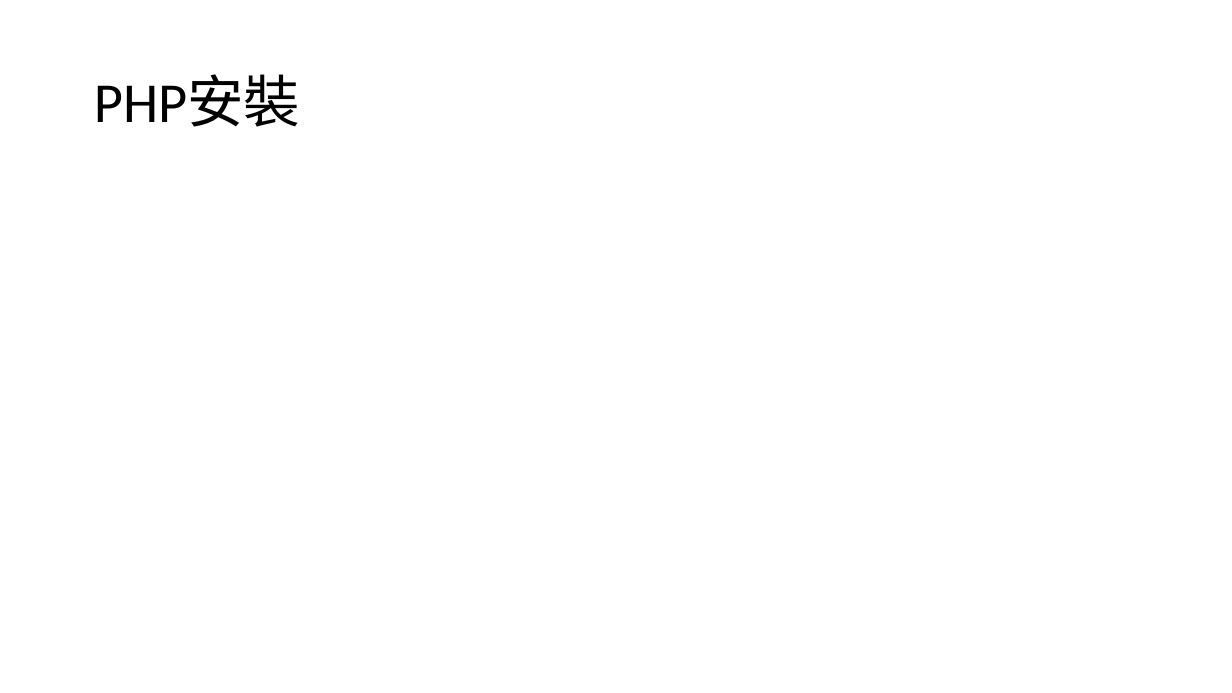
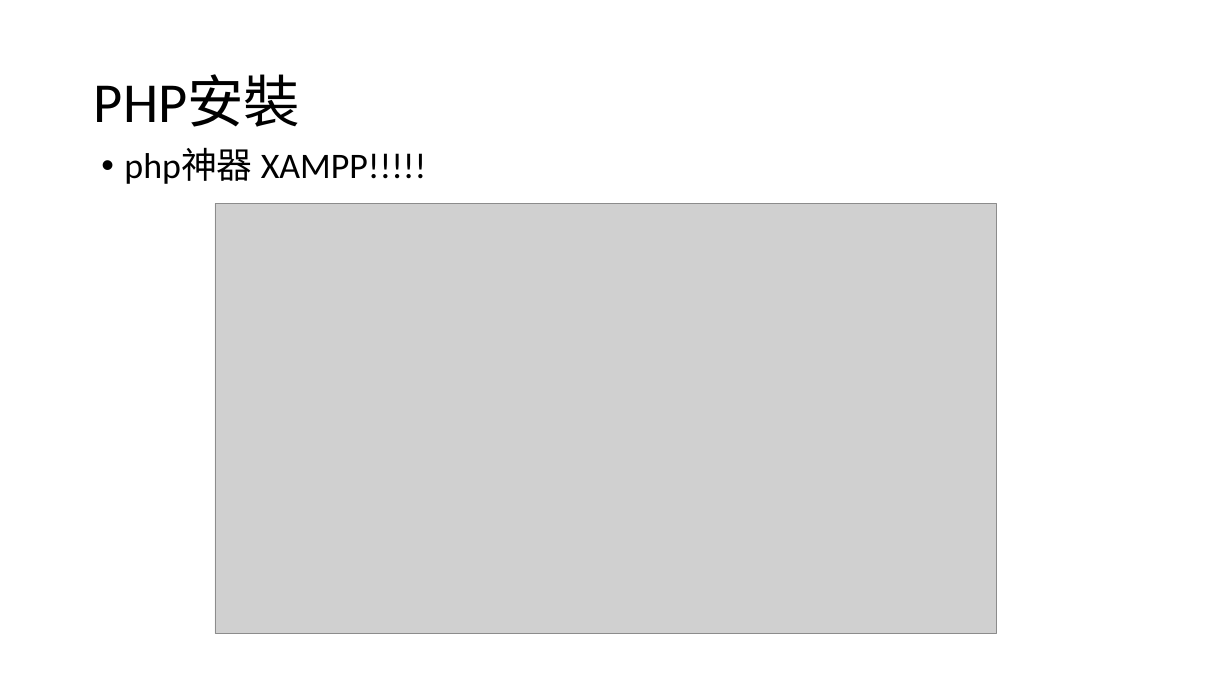
Before and after one commit to choco2001/ppt, a slide deck: slide 2 of php.pptx. Drawn at 1232x693 pixels with LibreOffice and Linux fonts; fonts in the diff are those of the drawing; grey boxes stand for pictures. Boxes give left, top, right and bottom in pixels: in the first picture for what was removed or moved away, otherwise in the second. Text is boxed around its words. In the diff, an @@ line names an element or a change of style, - is before the commit and + after.

Commit message:
安裝

```diff
--- a/php.pptx
+++ b/php.pptx
@@ text added at (124,148,427,184), 28 pt, text #000000 @@
+• php神器 XAMPP!!!!!
@@ picture added at (215,203,996,634) @@
```
